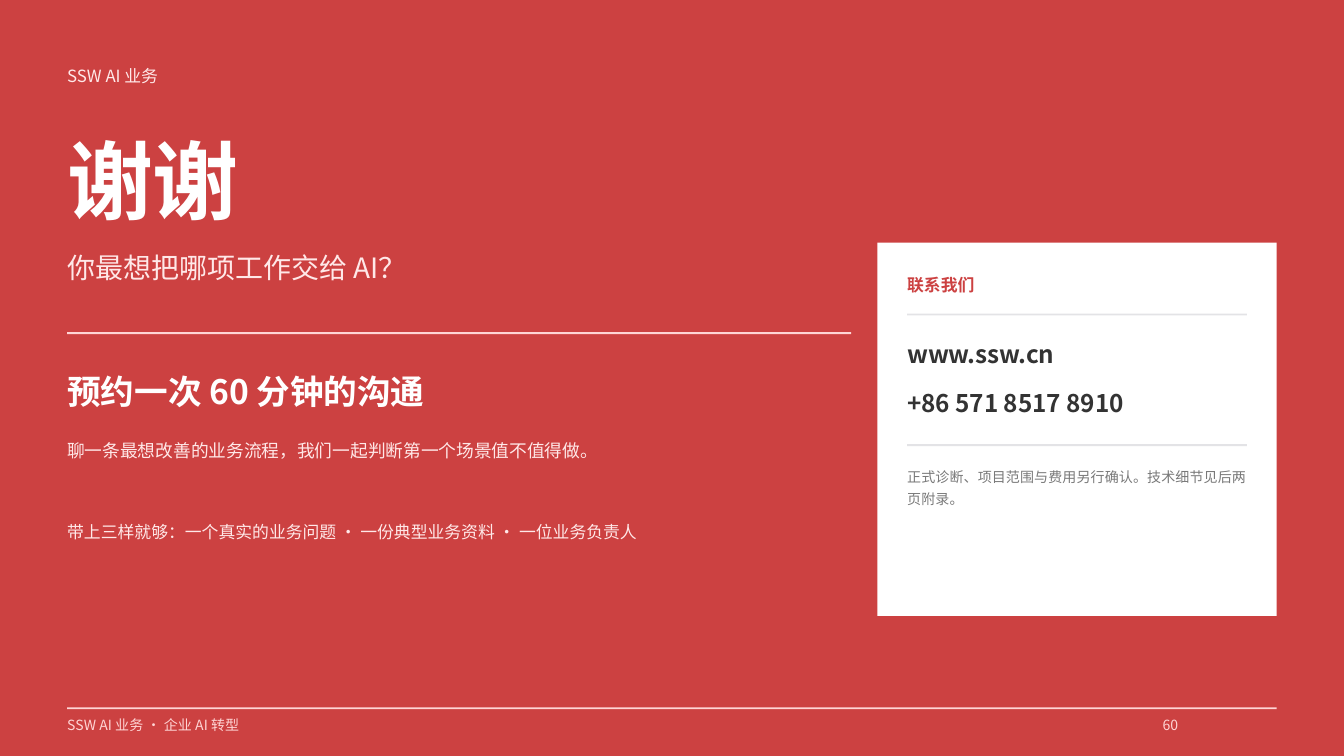
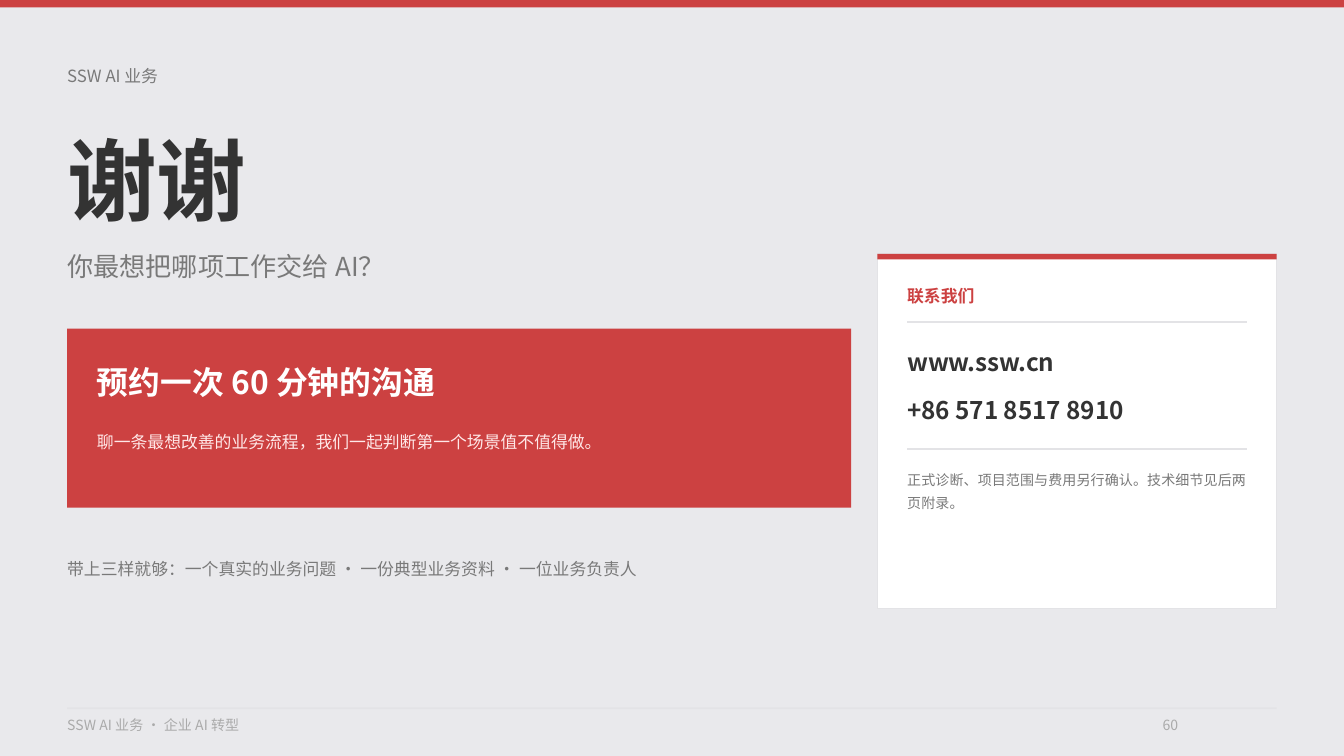
Before and after one commit to hveraus/ssw-business, a slide deck: slide 60 of SSW AI 业务_v2/SSW AI 业务_v3.pptx. Drawn at 1344x756 pixels with LibreOffice and Linux fonts; fonts in the diff are those of the drawing. Boxes give left, top, right and bottom in pixels: in the first picture for what was removed or moved away, otherwise in the second. Text is boxed around its words. In the diff, an @@ line names an element or a change of style, - is before the commit and + after.

Commit message:
P60 结束页改浅灰底，红色只做块状点缀
- 背景 E9E9EC 浅灰（全篇唯一灰底页），红不再满版
- CTA 做成一块红底白字的实心块（176, 420×96），文字上下居中
- 右侧「联系我们」白卡 + 顶部 3pt 红条
- AGENTS.md 同步更新结束页的设计说明

```diff
--- a/SSW AI 业务_v2/SSW AI 业务_v3.pptx
+++ b/SSW AI 业务_v2/SSW AI 业务_v3.pptx
@@ rectangle at (x1=0, y1=0, x2=1344, y2=755): fill #CC4141 to #E9E9EC; outline #CC4141 0.75 pt to #E9E9EC 0.75 pt @@
@@ rectangle added at (x1=0, y1=0, x2=1344, y2=8), fill #CC4141 @@
@@ text "SSW AI 业务" at (x1=67, y1=68, x2=158, y2=83): text colour #FFE8E8 to #797979 @@
@@ text "谢谢" at (x1=67, y1=138, x2=246, y2=222): size 46 to 48 pt, text colour #FFFFFF to #333333 @@
@@ text "你最想把哪项工作交给 AI？" at (x1=67, y1=254, x2=385, y2=278): size 15 to 14 pt, text colour #FFE8E8 to #797979 @@
@@ rectangle resized from (x1=878, y1=243, x2=1277, y2=617) to (x1=878, y1=254, x2=1277, y2=609) @@
@@ rectangle at (x1=878, y1=254, x2=1277, y2=609): outline none to #E3E3E6 0.75 pt @@
@@ rectangle added at (x1=878, y1=254, x2=1277, y2=259), fill #CC4141 @@
@@ rectangle resized from (x1=67, y1=332, x2=851, y2=333) to (x1=67, y1=328, x2=851, y2=507) @@
@@ rectangle at (x1=67, y1=328, x2=851, y2=507): fill #FFD5D5 to #CC4141 @@
@@ 3 texts, 1 rectangle moved together from (x1=907, y1=277, x2=1247, y2=413) to (x1=907, y1=288, x2=1247, y2=420) @@
@@ text "预约一次 60 分钟的沟通" moved from (x1=67, y1=375, x2=424, y2=407) to (x1=97, y1=367, x2=435, y2=397) @@
@@ text "预约一次 60 分钟的沟通" at (x1=97, y1=367, x2=435, y2=397): size 18 to 17 pt @@
@@ text "聊一条最想改善的业务流程，我们一起判断第一个场景值不值得做。" moved from (x1=67, y1=442, x2=598, y2=459) to (x1=97, y1=434, x2=602, y2=450) @@
@@ text "聊一条最想改善的业务流程，我们一起判断第一个场景值不值得做。" at (x1=97, y1=434, x2=602, y2=450): size 9.5 to 9 pt @@
@@ text "正式诊断、项目范围与费用另行确认。技术细节见后两页附录。" moved from (x1=907, y1=470, x2=1246, y2=505) to (x1=907, y1=473, x2=1246, y2=509) @@
@@ text "带上三样就够：一个真实的业务问题 · 一份典型业务资料 · 一位业务负责人" at (x1=67, y1=561, x2=637, y2=576): text colour #FFE8E8 to #797979 @@
@@ text "带上三样就够：一个真实的业务问题 · 一份典型业务资料 · 一位业务负责人" moved from (x1=67, y1=524, x2=637, y2=540) to (x1=67, y1=561, x2=637, y2=576) @@
@@ text "SSW AI 业务 · 企业 ..." at (x1=67, y1=719, x2=239, y2=731): text colour #FFD5D5 to #AAAAAA @@
@@ rectangle at (x1=67, y1=707, x2=1277, y2=708): fill #FFD5D5 to #E3E3E6 @@
@@ text "60" at (x1=1163, y1=720, x2=1179, y2=730): text colour #FFD5D5 to #AAAAAA @@
```
Also in this commit, not shown: 2 other files.
